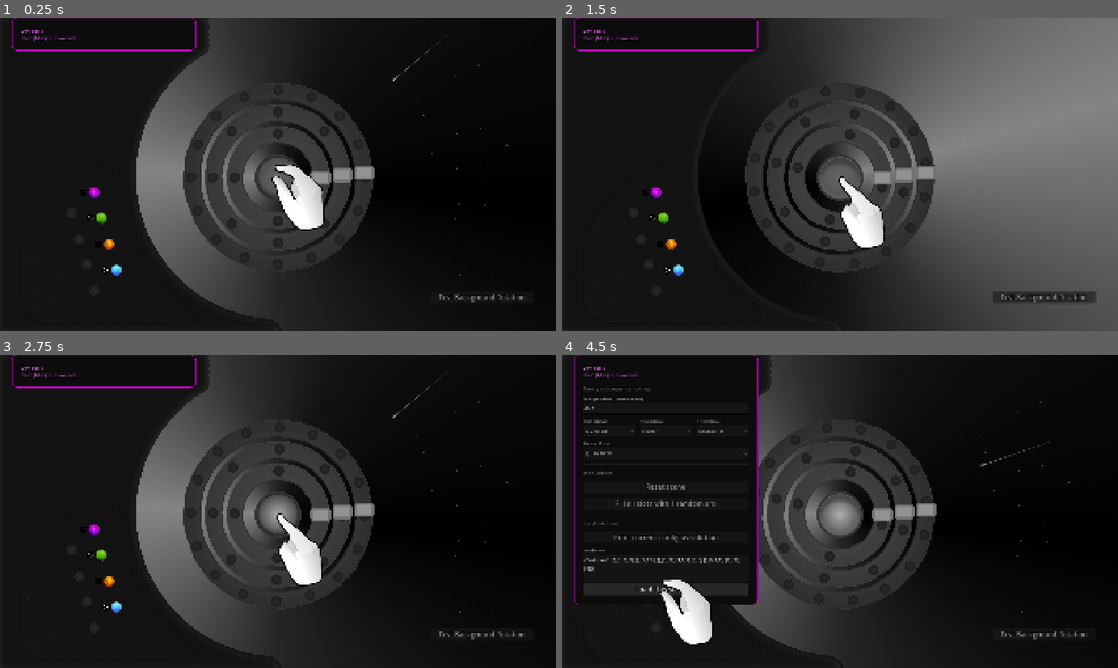
Above: before the commit, frames 1-4 (two rows, left to right).
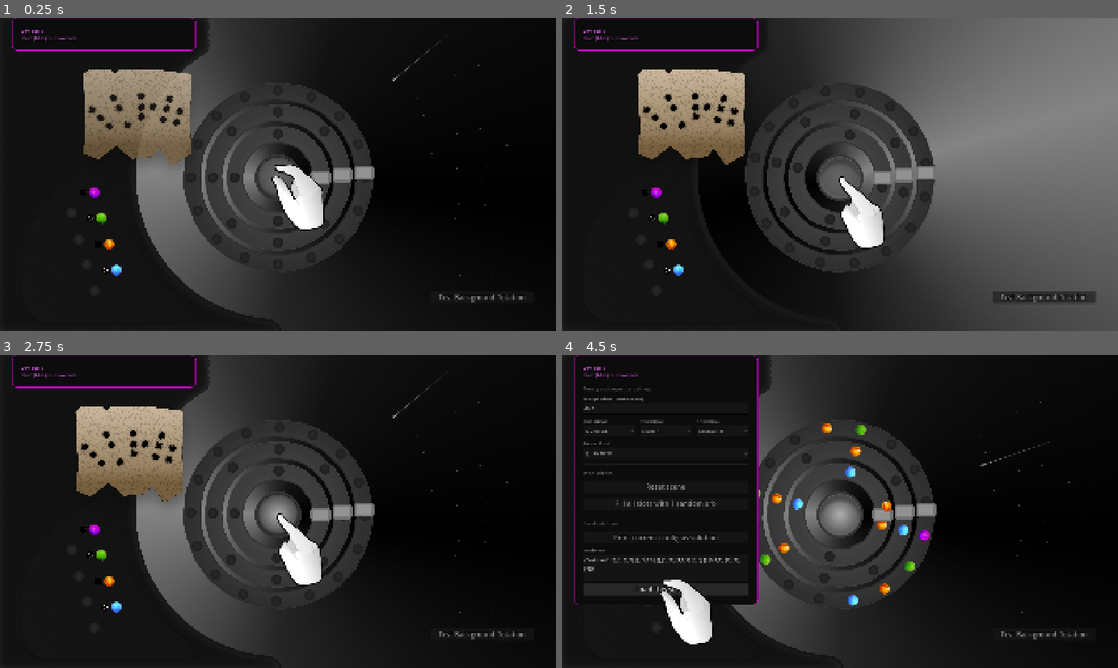
Above: after the commit, the same moments.

Repository: Senzameta-Games/igcc-jam-2026
Game: Godot game, scene res://core/main.tscn
Two runs of this game, one before a commit and one after it. Both use one fixed random seed, a clock stepped at 60 frames per second and the inputs below.
Inputs (mouse positions are in pixels of both pictures, inside the frame that each line leads up to):
- Up to frame 1 (0.25 s): no input
- Up to frame 2 (1.5 s): click "Test Background Rotation" at 0.5 s; click (840, 177) at 1.25 s
- Up to frame 3 (2.75 s): click (278, 514) at 2 s
- Up to frame 4 (4.5 s): click (840, 514) at 2.75 s; move the mouse to (873, 545) at 3.52 s; tap ` (hide_tools) at 3.6 s; click (873, 545) at 3.67 s; click "Load this solution" at 4.25 s

The runs differ from the first frame. In frame 1, 5.0% of the frame differs, in the area x 15-35%, y 16-47%; in frame 2, 4.9%; in frame 3, 5.1%, in the area x 13-33%, y 16-48%; in frame 4, 0.8%.
Error before the commit: Invalid access to property or key 'text' on a base object of type 'null instance'. (res://core/entities/sequencer/sequencer.gd:287)

Commit message:
clue card exists. dead code cleanup

Diff:
--- /dev/null
+++ b/core/entities/clue_card/clue_card.gd
@@ -0,0 +1,109 @@
+class_name ClueCard
+extends Node2D
+
+signal keys_launched
+signal dismiss_complete
+
+@export var slide_in_offset: Vector2 = Vector2(-300.0, 0.0)
+@export var slide_in_duration: float = 0.5
+@export var minimized_position: Vector2 = Vector2(-120.0, 0.0)
+@export var minimized_scale: Vector2 = Vector2(0.5, 0.5)
+@export var minimize_duration: float = 0.5
+@export var key_launch_duration: float = 0.8
+@export var key_launch_stagger: float = 0.08
+@export var key_launch_ease: Tween.EaseType = Tween.EASE_IN_OUT
+@export var key_launch_trans: Tween.TransitionType = Tween.TRANS_CUBIC
+
+@onready var _keys_container: Node2D = $Keys
+@onready var _sprite: Sprite2D = $Sprite
+@onready var _area: Area2D = $Area
+
+var _key_targets: Array[Vector2] = []
+var _piano_roll_keys: Node2D = null
+var _resting_position: Vector2 = Vector2.ZERO
+var _dismissed: bool = false
+
+func _ready() -> void:
+	_resting_position = global_position
+	visible = false
+	_area.input_event.connect(_on_area_input_event)
+
+func setup(key_targets: Array[Vector2], piano_roll_keys: Node2D) -> void:
+	_key_targets = key_targets
+	_piano_roll_keys = piano_roll_keys
+	_dismissed = false
+	scale = Vector2.ONE
+	global_position = _resting_position
+	for child: Node in _keys_container.get_children():
+		var key := child as Sprite2D
+		if key == null:
+			continue
+		key.modulate = Color.BLACK
+
+func present() -> void:
+	global_position = _resting_position + slide_in_offset
+	visible = true
+	modulate.a = 0.0
+	var tween := create_tween()
+	tween.set_parallel(true)
+	tween.tween_property(self, "global_position", _resting_position, slide_in_duration) \
+		.set_ease(Tween.EASE_OUT).set_trans(Tween.TRANS_BACK)
+	tween.tween_property(self, "modulate:a", 1.0, slide_in_duration * 0.6)
+
+func get_key_count() -> int:
+	return _keys_container.get_child_count()
+
+func _on_area_input_event(_viewport: Node, event: InputEvent, _shape_idx: int) -> void:
+	if not event is InputEventMouseButton:
+		return
+	var mb := event as InputEventMouseButton
+	if mb.pressed and mb.button_index == MOUSE_BUTTON_LEFT:
+		dismiss()
+
+func dismiss() -> void:
+	if _dismissed:
+		return
+	_dismissed = true
+	if _key_targets.is_empty() or _piano_roll_keys == null:
+		_minimize()
+		return
+	var keys: Array[Node] = _keys_container.get_children()
+	var launch_count: int = mini(keys.size(), _key_targets.size())
+	var completed: int = 0
+	for i: int in range(launch_count):
+		var original := keys[i] as Sprite2D
+		if original == null:
+			completed += 1
+			continue
+		var dupe := Sprite2D.new()
+		dupe.texture = original.texture
+		dupe.modulate = Color.WHITE
+		_piano_roll_keys.add_child(dupe)
+		dupe.global_position = original.global_position
+		dupe.scale = original.scale
+		dupe.z_index = 12
+		var target: Vector2 = _key_targets[i]
+		var delay: float = i * key_launch_stagger
+		var tween := dupe.create_tween()
+		tween.tween_interval(delay)
+		tween.tween_property(dupe, "global_position", target, key_launch_duration) \
+			.set_ease(key_launch_ease) \
+			.set_trans(key_launch_trans)
+		tween.tween_callback(func() -> void:
+			completed += 1
+			if completed >= launch_count:
+				keys_launched.emit()
+		)
+	_minimize()
+
+func _minimize() -> void:
+	var target_pos: Vector2 = _resting_position + minimized_position
+	var tween := create_tween()
+	tween.set_parallel(true)
+	tween.tween_property(self, "global_position", target_pos, minimize_duration) \
+		.set_ease(Tween.EASE_IN_OUT).set_trans(Tween.TRANS_CUBIC)
+	tween.tween_property(self, "scale", minimized_scale, minimize_duration) \
+		.set_ease(Tween.EASE_IN_OUT).set_trans(Tween.TRANS_CUBIC)
+	tween.tween_callback(func() -> void:
+		dismiss_complete.emit()
+	)
--- /dev/null
+++ b/core/entities/clue_card/clue_card.tscn
@@ -0,0 +1,98 @@
+[gd_scene format=3 uid="uid://dmelyoceesneg"]
+
+[ext_resource type="Script" uid="uid://7pahgca8kbvg" path="res://core/entities/clue_card/clue_card.gd" id="1_x131a"]
+[ext_resource type="Texture2D" uid="uid://c227gamx1cmp7" path="res://core/assets/clue_card/clue_card.png" id="2_h3pfr"]
+[ext_resource type="Texture2D" uid="uid://cyi0fuendbx0e" path="res://core/assets/stars/key.png" id="3_v52qp"]
+
+[sub_resource type="RectangleShape2D" id="RectangleShape2D_v52qp"]
+size = Vector2(386, 334)
+
+[node name="ClueCard" type="Node2D" unique_id=1129193832]
+script = ExtResource("1_x131a")
+
+[node name="Sprite" type="Sprite2D" parent="." unique_id=159149063]
+scale = Vector2(0.5, 0.5)
+texture = ExtResource("2_h3pfr")
+
+[node name="Keys" type="Node2D" parent="." unique_id=1170791373]
+
+[node name="Key0" type="Sprite2D" parent="Keys" unique_id=86961137]
+position = Vector2(-156, -28)
+scale = Vector2(0.5, 0.5)
+texture = ExtResource("3_v52qp")
+
+[node name="Key1" type="Sprite2D" parent="Keys" unique_id=675303720]
+position = Vector2(-127, -2)
+scale = Vector2(0.5, 0.5)
+texture = ExtResource("3_v52qp")
+
+[node name="Key2" type="Sprite2D" parent="Keys" unique_id=2082260365]
+position = Vector2(-97, 27)
+scale = Vector2(0.5, 0.5)
+texture = ExtResource("3_v52qp")
+
+[node name="Key3" type="Sprite2D" parent="Keys" unique_id=1193028706]
+position = Vector2(-82, -71)
+scale = Vector2(0.5, 0.5)
+texture = ExtResource("3_v52qp")
+
+[node name="Key4" type="Sprite2D" parent="Keys" unique_id=1421108194]
+position = Vector2(-63, -35)
+scale = Vector2(0.5, 0.5)
+texture = ExtResource("3_v52qp")
+
+[node name="Key5" type="Sprite2D" parent="Keys" unique_id=1815655993]
+position = Vector2(-34, 24)
+scale = Vector2(0.5, 0.5)
+texture = ExtResource("3_v52qp")
+
+[node name="Key6" type="Sprite2D" parent="Keys" unique_id=285146424]
+position = Vector2(13, -75)
+scale = Vector2(0.5, 0.5)
+texture = ExtResource("3_v52qp")
+
+[node name="Key7" type="Sprite2D" parent="Keys" unique_id=740619970]
+position = Vector2(14, -38)
+scale = Vector2(0.5, 0.5)
+texture = ExtResource("3_v52qp")
+
+[node name="Key8" type="Sprite2D" parent="Keys" unique_id=2110491852]
+position = Vector2(15, -5)
+scale = Vector2(0.5, 0.5)
+texture = ExtResource("3_v52qp")
+
+[node name="Key9" type="Sprite2D" parent="Keys" unique_id=1256950688]
+position = Vector2(53, -39)
+scale = Vector2(0.5, 0.5)
+texture = ExtResource("3_v52qp")
+
+[node name="Key10" type="Sprite2D" parent="Keys" unique_id=631990986]
+position = Vector2(110, -67)
+scale = Vector2(0.5, 0.5)
+texture = ExtResource("3_v52qp")
+
+[node name="Key11" type="Sprite2D" parent="Keys" unique_id=2063570431]
+position = Vector2(101, -33)
+scale = Vector2(0.5, 0.5)
+texture = ExtResource("3_v52qp")
+
+[node name="Key12" type="Sprite2D" parent="Keys" unique_id=814485025]
+position = Vector2(89, 5)
+scale = Vector2(0.5, 0.5)
+texture = ExtResource("3_v52qp")
+
+[node name="Key13" type="Sprite2D" parent="Keys" unique_id=1065770140]
+position = Vector2(148, -23)
+scale = Vector2(0.5, 0.5)
+texture = ExtResource("3_v52qp")
+
+[node name="Key14" type="Sprite2D" parent="Keys" unique_id=669927075]
+position = Vector2(135, 14)
+scale = Vector2(0.5, 0.5)
+texture = ExtResource("3_v52qp")
+
+[node name="Area" type="Area2D" parent="." unique_id=1175856262]
+
+[node name="Shape" type="CollisionShape2D" parent="Area" unique_id=1872269837]
+position = Vector2(-2, -6)
+shape = SubResource("RectangleShape2D_v52qp")
--- a/core/entities/hint_display/hint_display.tscn
+++ /dev/null
@@ -1,3 +0,0 @@
-[gd_scene format=3 uid="uid://dmelyoceesneg"]
-
-[node name="HintDisplay" type="Node2D" unique_id=1129193832]
--- a/core/entities/orbs/orb_trail.gd
+++ b/core/entities/orbs/orb_trail.gd
@@ -19,7 +19,7 @@
 
 @onready var _sprite: Sprite2D = $Sprite
 
-func setup(texture: Texture2D, from: Vector2, to: Vector2, sequencer_center: Vector2) -> void:
+func setup(texture: Texture2D, from: Vector2, to: Vector2) -> void:
 	_from = from
 	_to = to
 	var mid: Vector2 = (_from + _to) * 0.5
--- a/core/entities/piano_roll/piano_roll.tscn
+++ b/core/entities/piano_roll/piano_roll.tscn
@@ -23,8 +23,10 @@
 [node name="Stars" type="Node2D" parent="." unique_id=1316850787]
 
 [node name="Keys" type="Node2D" parent="." unique_id=2068998042]
+z_index = 5
 
 [node name="Dots" type="Node2D" parent="." unique_id=1664500733]
+z_index = 22
 
 [node name="Playhead" type="Sprite2D" parent="." unique_id=787794317]
 rotation = 3.1415927
--- a/core/entities/sequencer/sequencer.gd
+++ b/core/entities/sequencer/sequencer.gd
@@ -11,7 +11,6 @@
 
 enum RotationModel { QUANTIZED, CUSTOM }
 
-const RING_COUNT: int = 3
 const BEATS_PER_MEASURE: float = 4.0
 const TICKS_PER_MEASURE: int = 16
 const MAX_BPM: float = 90.0
@@ -239,15 +238,6 @@
 		return
 	_rings[ring_index].interval_type = Ring.IntervalType.values()[item_index]
 
-func _on_ring0_interval_selected(item_index: int) -> void:
-	_on_interval_selected(0, item_index)
-
-func _on_ring1_interval_selected(item_index: int) -> void:
-	_on_interval_selected(1, item_index)
-
-func _on_ring2_interval_selected(item_index: int) -> void:
-	_on_interval_selected(2, item_index)
-
 func _on_rotation_model_selected(item_index: int) -> void:
 	rotation_model = RotationModel.values()[item_index]
 	_custom_multipliers_field.visible = rotation_model == RotationModel.CUSTOM
@@ -284,7 +274,7 @@
 	return ", ".join(parts)
 
 func _on_load_slots_pressed() -> void:
-	var load_obj = JSON.parse_string($Tools/Panel/Layout/LevelData/Load/LoadText.text)
+	var load_obj = JSON.parse_string($Tools/Layout/Form/LevelData/Load/LoadText.text)
 	if(load_obj == null):
 		return
 	load_game(load_obj)
--- a/core/main.gd
+++ b/core/main.gd
@@ -7,10 +7,14 @@
 @onready var _feedback: Node2D = $DetectionFeedback
 @onready var _background: Sprite2D = $Background
 @onready var _playback_button: PlaybackButton = $Sequencer/StartStop/Button
-@onready var _skylayer: Node2D = $SkyLayer
+@onready var _sky_layer: SkyLayer = $SkyLayer
+@onready var _clue_card: ClueCard = $ClueCard
 @onready var _test_rotate_btn: Button = $TestRotate
 
 const ORB_TRAIL_SCENE: PackedScene = preload("res://core/entities/orbs/orb_trail.tscn")
+
+# Uses the tools panel solution data as a hardcoded placeholder
+var json_data: Dictionary = {"solution": [[], [], [1,2], [], [1,2,3], [], [], [2], [1,2,3], [], [], [], [0,3,2], [1], [2], [3]]}
 
 func _ready() -> void:
 	Input.set_mouse_mode(Input.MOUSE_MODE_HIDDEN)
@@ -20,20 +24,58 @@
 	_hand.connect_button(_playback_button)
 	_sequencer.note_triggered.connect(_on_note_triggered)
 	_test_rotate_btn.pressed.connect(_on_test_rotate_pressed)
+	_load_level(json_data)
 
+func _load_level(json_data: Dictionary) -> void:
+	var key_targets: Array[Vector2] = _build_key_targets(json_data["solution"])
+	var piano_roll_keys: Node2D = _piano_roll.get_node("Keys") as Node2D
+	_clue_card.setup(key_targets, piano_roll_keys)
+	_clue_card.present()
+
+func _build_key_targets(solution: Array) -> Array[Vector2]:
+	var targets: Array[Vector2] = []
+	var unique_orbs: Array[Orb.OrbType] = _tray.get_unique_orbs()
+	var key_count: int = _clue_card.get_key_count()
+
+	# The solution array is indexed by slot position (tick 0 = slot 0 = leftmost
+	# in the data). However, the sequencer rotates clockwise toward the detector,
+	# so slot 0 is the LAST slot to reach the detector each measure. This means
+	# solution tick 0 maps to the rightmost column on the piano roll (last detected),
+	# and solution tick 15 maps to the leftmost column (first detected).
+	#
+	# To get the correct piano roll column for a given solution tick, we mirror:
+	# piano_roll_tick = last_tick - solution_tick
+	#
+	# We iterate in reverse (last solution tick first) so that key stars represent
+	# the final notes of the sequence (the last slots before slot 0) which are
+	# the first notes the player will hear on playback. My brain is broken.
+
+	for tick: int in range(solution.size() - 1, -1, -1):
+		if targets.size() >= key_count:
+			break
+		var orb_arr: Array = solution[tick]
+		for orb_type_int: int in orb_arr:
+			if targets.size() >= key_count:
+				break
+			var orb_id := orb_type_int as Orb.OrbType
+			var note_row: int = unique_orbs.find(orb_id)
+			if note_row == -1:
+				continue
+			targets.append(_piano_roll.get_cell_position(solution.size() - 1 - tick, orb_id))
+	return targets
 
 func _on_note_triggered(orb_id: Orb.OrbType, texture: Texture2D, from_position: Vector2, tick: int) -> void:
 	var target: Vector2 = _piano_roll.get_cell_position(tick, orb_id)
 	var trail := ORB_TRAIL_SCENE.instantiate() as OrbTrail
 	_feedback.add_child(trail)
-	trail.setup(texture, from_position, target, _sequencer.global_position)
+	trail.setup(texture, from_position, target)
 	var measure_duration: float = _sequencer.get_measure_duration()
 	trail.arrived.connect(func() -> void:
 		_piano_roll.receive_orb(orb_id, texture, tick, measure_duration)
 	)
 
 func _on_test_rotate_pressed() -> void:
-	_skylayer.rotate_to_next()
+	_sky_layer.rotate_to_next()
 
 func _input(_event: InputEvent) -> void:
 	if Input.is_action_just_pressed("dev_quit"):
--- a/core/main.tscn
+++ b/core/main.tscn
@@ -9,6 +9,7 @@
 [ext_resource type="Script" uid="uid://didl8fdxlt1wx" path="res://core/entities/sky/sky_layer.gd" id="6_brq4u"]
 [ext_resource type="PackedScene" uid="uid://cwni48dewkaeh" path="res://core/entities/piano_roll/piano_roll.tscn" id="6_kagtj"]
 [ext_resource type="Texture2D" uid="uid://cp83ckcybx1an" path="res://core/assets/background/sky.png" id="7_cus2n"]
+[ext_resource type="PackedScene" uid="uid://dmelyoceesneg" path="res://core/entities/clue_card/clue_card.tscn" id="10_xhu5d"]
 
 [node name="Main" type="Node2D" unique_id=1746196733]
 script = ExtResource("1_csopv")
@@ -18,6 +19,12 @@
 position = Vector2(481.99997, 538.7332)
 scale = Vector2(0.5015291, 0.5009577)
 texture = ExtResource("2_jsmgm")
+
+[node name="ClueCard" parent="." unique_id=1129193832 instance=ExtResource("10_xhu5d")]
+z_index = 12
+position = Vector2(448, 346)
+minimized_position = Vector2(-300, 0)
+key_launch_duration = 1.8
 
 [node name="TestRotate" type="Button" parent="." unique_id=2107144106]
 z_index = 5
--- a/project.godot
+++ b/project.godot
@@ -29,6 +29,7 @@
 
 window/size/viewport_width=1920
 window/size/viewport_height=1080
+window/size/mode=2
 window/stretch/mode="canvas_items"
 window/stretch/aspect="keep_width"
 
Binary file added: core/assets/clue_card/clue_card.png
Not shown, added: core/assets/clue_card/clue_card.png.import
Binary file added: core/assets/stars/key.png
Not shown, added: core/assets/stars/key.png.import
Not shown, added: core/entities/clue_card/clue_card.gd.uid
